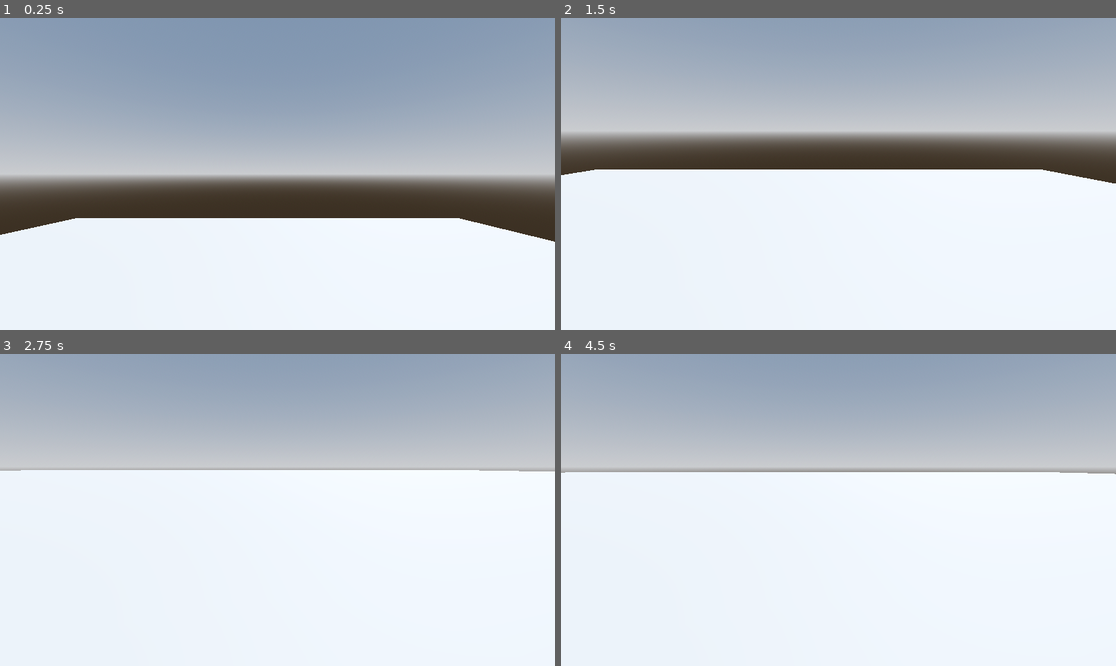
Above: before the commit, frames 1-4 (two rows, left to right).
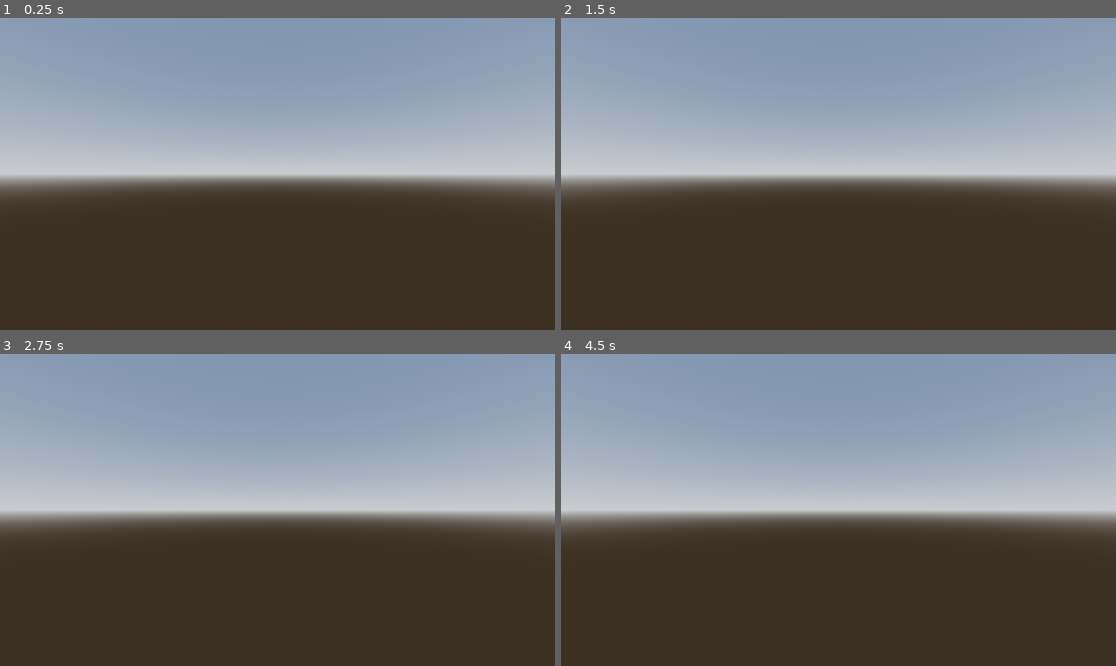
Above: after the commit, the same moments.

Repository: Riley2512/Food-Runner-
Game: Godot game, scene res://3DLevel.tscn
Same seed, same stepped clock (60 frames per second), same inputs: the game is played once before the commit and once after it.
Inputs (mouse positions are in pixels of both pictures, inside the frame that each line leads up to):
- Up to frame 1 (0.25 s): no input
- Up to frame 2 (1.5 s): tap Enter (ui_accept) at 0.5, 0.77, 0.8, 1.07, 1.35 s; move the mouse to (960, 158) at 0.52 s; hold R (move_right) 0.53-1.28 s; tap Z at 0.6 s; click (960, 158) at 0.67 s; move the mouse to (727, 189) at 1.27 s; hold S (move_back) from 1.28 s (still down); click (727, 189) at 1.42 s
- Up to frame 3 (2.75 s): tap Enter (ui_accept) at 1.52, 1.82, 2.3 s; tap Z at 1.55, 2.1 s; move the mouse to (333, 441) at 2.02 s; release S (move_back) at 2.03 s; hold R (move_right) from 2.03 s (still down); click (333, 441) at 2.17 s
- Up to frame 4 (4.5 s): move the mouse to (810, 572) at 2.77 s; release R (move_right) at 2.78 s; hold W (move_forward) 2.78-3.53 s; tap Z at 2.85, 4.35 s; click (810, 572) at 2.92 s; tap Enter (ui_accept) at 3.02, 3.32, 3.5, 3.6, 3.77, 4.07, 4.25 s; move the mouse to (1005, 556) at 3.52 s; hold A (move_left) from 3.53 s (still down); click (1005, 556) at 3.67 s; move the mouse to (672, 463) at 4.27 s; click (672, 463) at 4.42 s

The runs differ from the first frame. In frame 1, 35% of the frame differs, in the area x 0-100%, y 64-100%; in frame 2, 79%; in frame 3, 79%, in the area x 0-100%, y 16-100%; in frame 4, 79%.

Commit message:
making third person for my game

Diff:
--- a/3DLevel.tscn
+++ b/3DLevel.tscn
@@ -1,7 +1,6 @@
 [gd_scene format=3 uid="uid://by8wb56hwrc5u"]
 
 [ext_resource type="PackedScene" uid="uid://bbow7845rirn7" path="res://player.tscn" id="1_wvy5o"]
-[ext_resource type="Script" uid="uid://bx3kytn7se0vl" path="res://player.gd" id="2_d84xi"]
 
 [sub_resource type="ProceduralSkyMaterial" id="ProceduralSkyMaterial_kfcwk"]
 sky_horizon_color = Color(0.66224277, 0.6717428, 0.6867428, 1)
@@ -41,12 +40,3 @@
 shape = SubResource("ConcavePolygonShape3D_d84xi")
 
 [node name="Player" parent="." unique_id=1634934411 instance=ExtResource("1_wvy5o")]
-transform = Transform3D(1, 0, 0, 0, 1, 0, 0, 0, 1, 0, 48.91481, 0)
-visible = false
-script = ExtResource("2_d84xi")
-walk_speed = 5.0
-jump_velocity = 4.5
-gravity = 9.8
-mouse_sensitivity = 0.002
-pitch_min = -89.0
-pitch_max = 89.0
--- a/player.gd
+++ /dev/null
@@ -1,107 +0,0 @@
-extends CharacterBody3D
-
-# --- Nodes ---
-@onready var neck: Node3D = $Neck
-@onready var camera: Camera3D = $Neck/Camera3D
-
-# --- Movement ---
-const WALK_SPEED    = 10.0
-const JUMP_FORCE    = 5.0
-const GRAVITY       = 9.8
-const ACCEL         = 15.0
-const DECEL         = 20.0
-
-# --- Mouse Look ---
-const MOUSE_SENSITIVITY = 0.002
-var is_looking := false
-
-# --- Camera Modes ---
-const FOV_FIRST     = 75.0
-const FOV_THIRD     = 65.0
-
-# First person: inside the head
-const CAM_FIRST_POS = Vector3(0, 0, 0)
-const CAM_FIRST_ROT = Vector3(0, 0, 0)
-
-# Third person: pull back and up behind player
-const CAM_THIRD_POS = Vector3(0, 1.5, 4.0)
-const CAM_THIRD_ROT = Vector3(-10, 0, 0)  # slight downward angle
-
-var is_third_person := false
-
-func _ready() -> void:
-	Input.set_mouse_mode(Input.MOUSE_MODE_VISIBLE)
-	_apply_camera_mode()
-
-func _unhandled_input(event: InputEvent) -> void:
-	# --- Z to toggle first / third person ---
-	if event is InputEventKey and event.pressed and event.keycode == KEY_Z:
-		is_third_person = !is_third_person
-		_apply_camera_mode()
-
-	# --- Right-click to look ---
-	if event is InputEventMouseButton and event.button_index == MOUSE_BUTTON_RIGHT:
-		is_looking = event.pressed
-		Input.set_mouse_mode(
-			Input.MOUSE_MODE_CAPTURED if is_looking else Input.MOUSE_MODE_VISIBLE
-		)
-
-	# --- Mouse look ---
-	if event is InputEventMouseMotion and is_looking:
-		rotate_y(-event.relative.x * MOUSE_SENSITIVITY)
-		neck.rotate_x(-event.relative.y * MOUSE_SENSITIVITY)
-		neck.rotation.x = clamp(neck.rotation.x, deg_to_rad(-80), deg_to_rad(80))
-
-func _physics_process(delta: float) -> void:
-	# Gravity
-	if not is_on_floor():
-		velocity.y -= GRAVITY * delta
-
-	# Jump
-	if Input.is_action_just_pressed("ui_accept") and is_on_floor():
-		velocity.y = JUMP_FORCE
-
-	# WASD + Arrows
-	var move_x := Input.get_axis("move_left",    "move_right")
-	var move_z := Input.get_axis("move_forward", "move_back")
-
-	var forward := Vector3(-transform.basis.z.x, 0, -transform.basis.z.z).normalized()
-	var right   := Vector3( transform.basis.x.x, 0,  transform.basis.x.z).normalized()
-
-	var direction := (right * move_x - forward * move_z).normalized()
-
-	if direction != Vector3.ZERO:
-		velocity.x = move_toward(velocity.x, direction.x * WALK_SPEED, ACCEL * delta)
-		velocity.z = move_toward(velocity.z, direction.z * WALK_SPEED, ACCEL * delta)
-	else:
-		velocity.x = move_toward(velocity.x, 0.0, DECEL * delta)
-		velocity.z = move_toward(velocity.z, 0.0, DECEL * delta)
-
-	move_and_slide()
-
-func _apply_camera_mode() -> void:
-	if is_third_person:
-		# Reparent camera to CharacterBody3D so it sits behind the whole body
-		if camera.get_parent() == neck:
-			neck.remove_child(camera)
-			add_child(camera)
-		camera.position = CAM_THIRD_POS
-		camera.rotation_degrees = CAM_THIRD_ROT
-		camera.fov = FOV_THIRD
-	else:
-		# Reparent camera back into neck for first person
-		if camera.get_parent() == self:
-			remove_child(camera)
-			neck.add_child(camera)
-		camera.position = CAM_FIRST_POS
-		camera.rotation_degrees = CAM_FIRST_ROT
-		camera.fov = FOV_FIRST
-
-func get_camera() -> Camera3D:
-	return camera
-
-func get_look_direction() -> Vector3:
-	return -camera.global_transform.basis.z
-
-func is_in_third_person() -> bool:
-	return is_third_person
--- a/player.tscn
+++ b/player.tscn
@@ -1,6 +1,6 @@
 [gd_scene format=3 uid="uid://bbow7845rirn7"]
 
-[ext_resource type="Script" uid="uid://calx2nypb6au" path="res://Player.gd" id="1_4flbx"]
+[ext_resource type="Script" uid="uid://becnglhio7q36" path="res://player1.gd" id="1_4flbx"]
 
 [sub_resource type="CapsuleShape3D" id="CapsuleShape3D_4flbx"]
 
--- /dev/null
+++ b/player1.gd
@@ -0,0 +1,28 @@
+extends CharacterBody3D
+
+
+const SPEED = 5.0
+const JUMP_VELOCITY = 4.5
+
+
+func _physics_process(delta: float) -> void:
+	# Add the gravity.
+	if not is_on_floor():
+		velocity += get_gravity() * delta
+
+	# Handle jump.
+	if Input.is_action_just_pressed("ui_accept") and is_on_floor():
+		velocity.y = JUMP_VELOCITY
+
+	# Get the input direction and handle the movement/deceleration.
+	# As good practice, you should replace UI actions with custom gameplay actions.
+	var input_dir := Input.get_vector("ui_left", "ui_right", "ui_up", "ui_down")
+	var direction := (transform.basis * Vector3(input_dir.x, 0, input_dir.y)).normalized()
+	if direction:
+		velocity.x = direction.x * SPEED
+		velocity.z = direction.z * SPEED
+	else:
+		velocity.x = move_toward(velocity.x, 0, SPEED)
+		velocity.z = move_toward(velocity.z, 0, SPEED)
+
+	move_and_slide()
Not shown, removed: player.gd.uid
Not shown, added: player1.gd.uid
